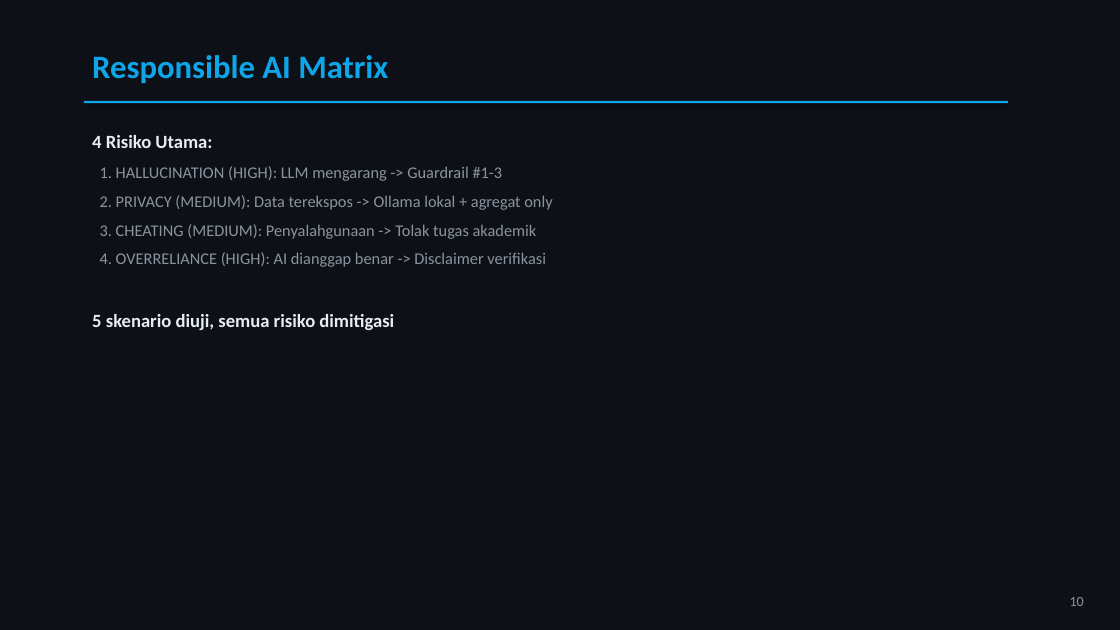
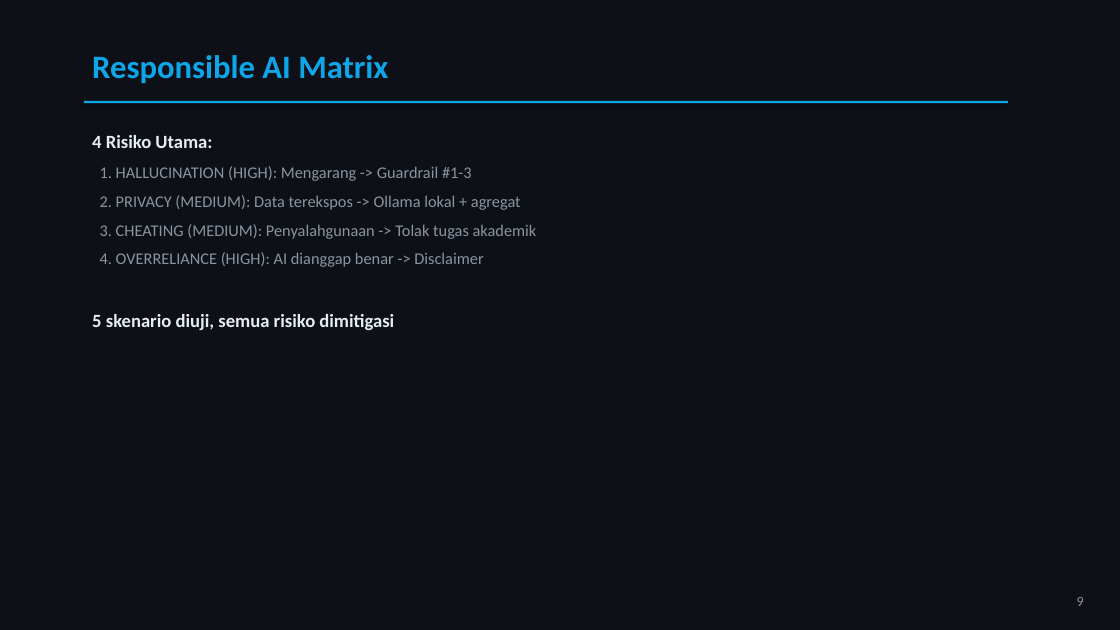
Before and after one commit to bakadenir/databuddy, a slide deck: slide 9 of Presentasi_UAS_AI04_DataBuddy.pptx (slide 10 before the commit). Drawn at 1120x630 pixels with LibreOffice and Linux fonts; fonts in the diff are those of the drawing. Boxes give left, top, right and bottom in pixels: in the first picture for what was removed or moved away, otherwise in the second. Text is boxed around its words. In the diff, an @@ line names an element or a change of style, - is before the commit and + after.

```diff
--- a/Presentasi_UAS_AI04_DataBuddy.pptx
+++ b/Presentasi_UAS_AI04_DataBuddy.pptx
@@ text at [100, 166, 521, 210]: text changed @@
-1. HALLUCINATION (HIGH): LLM mengarang -> Guardrail #1-3
-2. PRIVACY (MEDIUM): Data terekspos -> Ollama lokal + agregat only
+1. HALLUCINATION (HIGH): Mengarang -> Guardrail #1-3
+2. PRIVACY (MEDIUM): Data terekspos -> Ollama lokal + agregat
@@ text at [100, 252, 483, 267]: text changed @@
-4. OVERRELIANCE (HIGH): AI dianggap benar -> Disclaimer verifikasi
+4. OVERRELIANCE (HIGH): AI dianggap benar -> Disclaimer
@@ text at [1077, 597, 1084, 606]: text changed @@
-10
+9
```
Also in this commit, not shown: 11 other slides changed, 1 slide removed, 2 other files.
